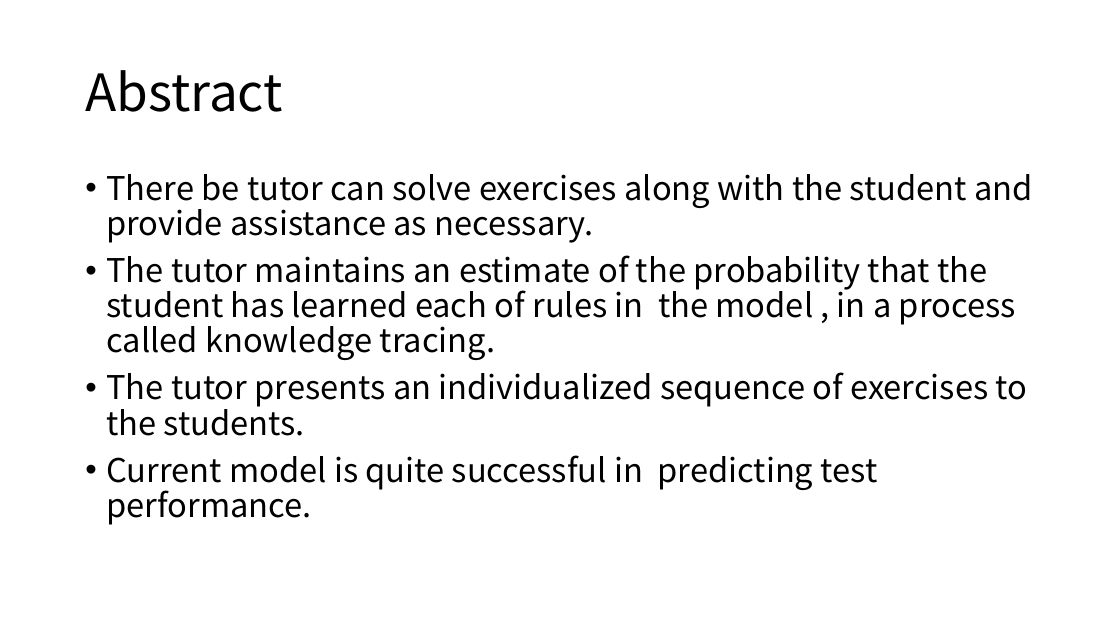
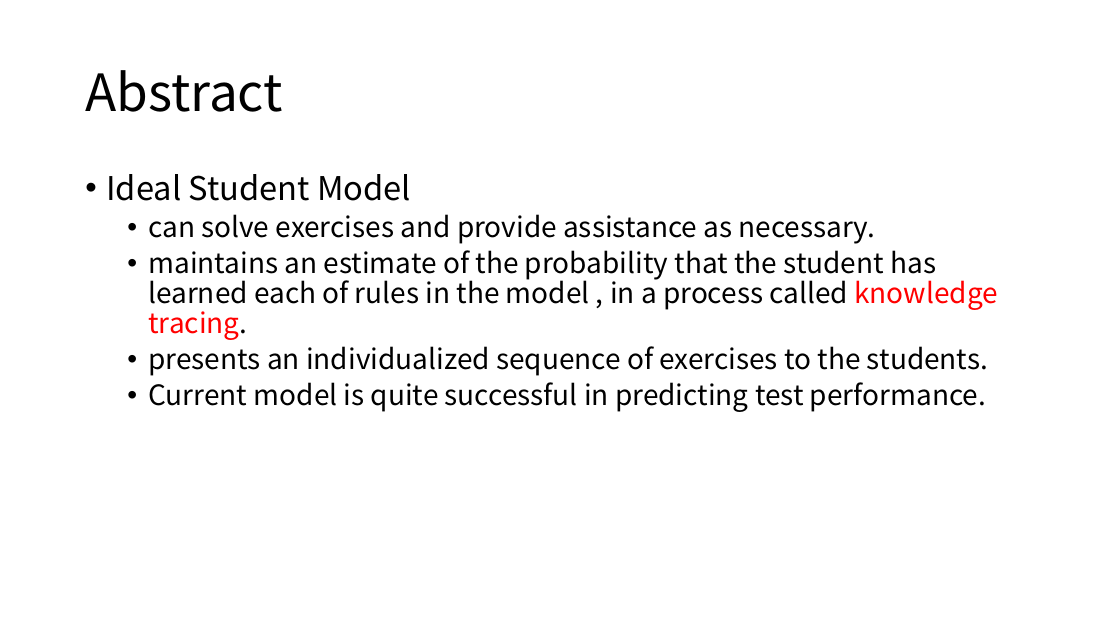
Before and after one commit to cloudspurs/klz, a slide deck: slide 3 of computer_science/statistics/model/hmm/bkt/papers/knowledge_tracing_modeling_the_acquisition_of_procedural_knowledge.pptx (slide 2 before the commit). Drawn at 1120x630 pixels with LibreOffice and Linux fonts; fonts in the diff are those of the drawing. Boxes give left, top, right and bottom in pixels: in the first picture for what was removed or moved away, otherwise in the second. Text is boxed around its words. In the diff, an @@ line names an element or a change of style, - is before the commit and + after.

```diff
--- a/computer_science/statistics/model/hmm/bkt/papers/knowledge_tracing_modeling_the_acquisition_of_procedural_knowledge.pptx
+++ b/computer_science/statistics/model/hmm/bkt/papers/knowledge_tracing_modeling_the_acquisition_of_procedural_knowledge.pptx
@@ text at <box>106,174,998,376</box>: text changed; size 28 to 24 pt @@
-• There be tutor can solve exercises along with the student and provide assistance as necessary.
-• The tutor maintains an estimate of the probability that the student has learned each of rules in the model , in a process called knowledge tracing.
-• The tutor presents an individualized sequence of exercises to the students.
+• Ideal Student Model
+  • can solve exercises and provide assistance as necessary.
+  • maintains an estimate of the probability that the student has learned each of rules in the model , in a process called knowledge tracing.
+  • presents an individualized sequence of exercises to the students.
@@ text at <box>148,382,986,412</box>: size 28 to 24 pt in "Current model is quite successful in predicting ..."; list level 1 to 2 in "Current model is quite successful ..." @@
```
Also in this commit, not shown: 5 other slides changed, 35 slides added, 4 other files.
